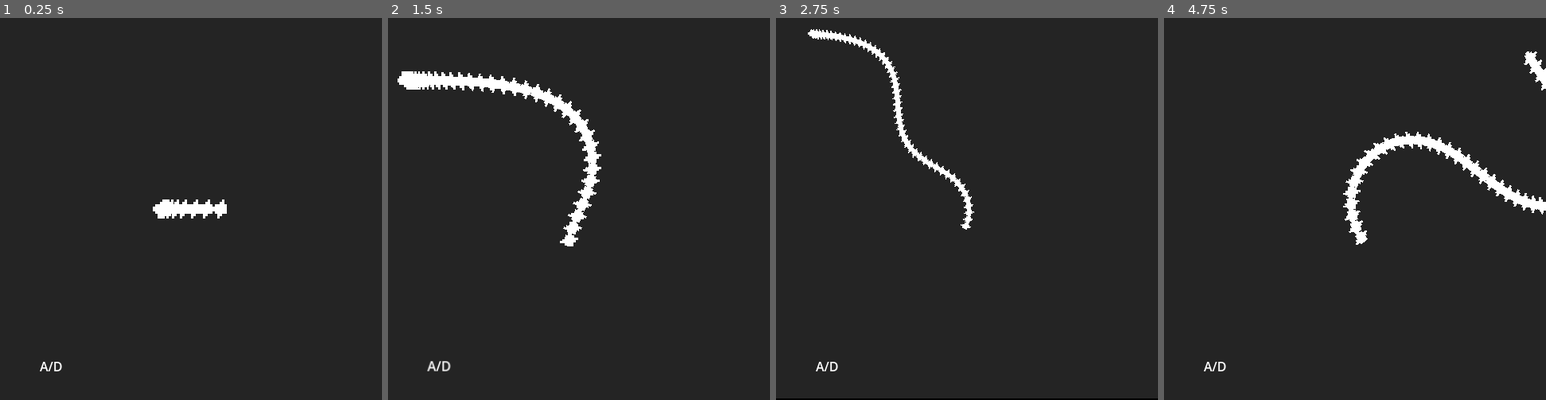
Above: before the commit, frames 1-4 (left to right).
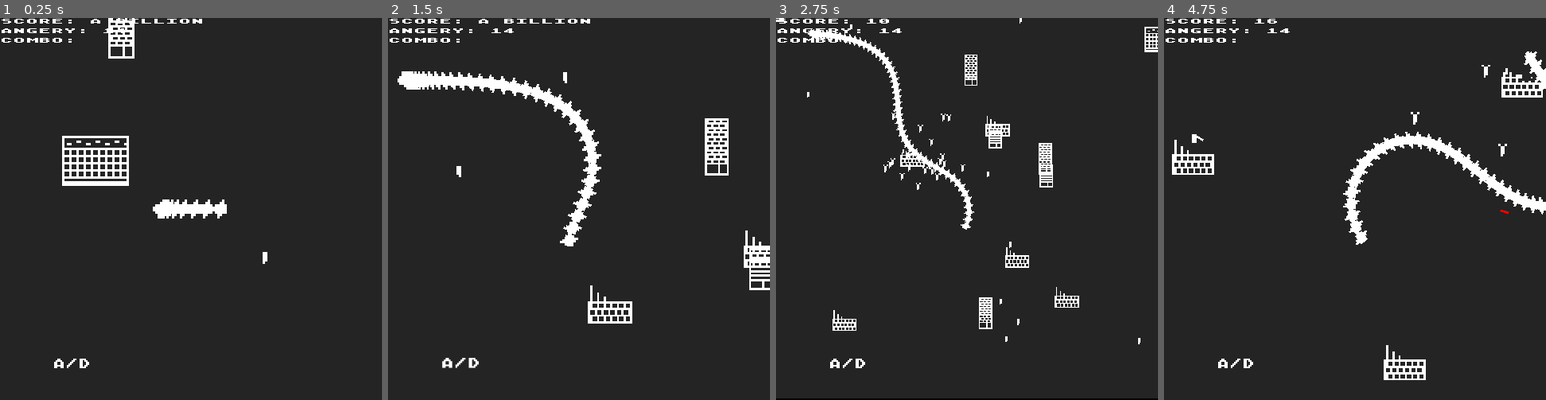
Above: after the commit, the same moments.

Repository: crayonmelon/Centipede_game
Game: Godot game, scene res://world.tscn
Two runs of this game, one before a commit and one after it. Both use one fixed random seed, a clock stepped at 60 frames per second and the inputs below. Sound files missing from this copy of the repository are replaced by a short silence.
Inputs:
- Up to frame 1 (0.25 s): no input
- Up to frame 2 (1.5 s): hold D (1_right) 0.53-1.28 s; hold A (1_left) from 1.28 s (still down)
- Up to frame 3 (2.75 s): release A (1_left) at 2.03 s; hold D (1_right) from 2.03 s (still down)
- Up to frame 4 (4.75 s): release D (1_right) at 3.53 s; hold A (1_left) from 3.53 s (still down)

The runs differ from the first frame. In frame 1, 2.4% of the frame differs, in the area x 0-70%, y 0-93%; in frame 2, 2.4%; in frame 3, 2.5%, in the area x 0-100%, y 0-93%; in frame 4, 2.0%.
Error before the commit: Parse Error: Preload file "res://scenes/buildin.tscn" does not exist. (res://Scripts/SpawnStuff.gd:5)

Commit message:
enemy movement

Diff:
--- /dev/null
+++ b/Enemy_Spawner.gd
@@ -0,0 +1,13 @@
+extends Node
+
+func Spawn_Enemies():
+
+	pass
+
+func _ready():
+	pass # Replace with function body.
+
+
+# Called every frame. 'delta' is the elapsed time since the previous frame.
+func _process(delta):
+	pass
--- a/Scripts/Buildin.gd
+++ b/Scripts/Buildin.gd
@@ -1,35 +1,33 @@
 extends Node2D
+
+var building_types = [preload("res://Sprite/building/building_1.png"), preload("res://Sprite/building/building_2.png"), preload("res://Sprite/building/building_3.png"), preload("res://Sprite/building/building_4.png")]
 
 var civ = preload("res://scenes/civilian.tscn")
 var explosion = preload("res://scenes/explosions/explosion_4.tscn")
-var corpse = preload("res://scenes/buildingCorpse.tscn")
 var started = false
 
 var explosions = [preload("res://Audio/Explosion/explosion_0.ogg"), preload("res://Audio/Explosion/explosion_1.ogg"), preload("res://Audio/Explosion/explosion_2.ogg")]
 
+func _ready():
+	$Buildin.texture = building_types[randi_range(0, building_types.size()-1)]
+
 func _on_body_entered(body):
+	print("yoo")
 	if !started:
 		started = true
 		_spawn_people()
+		$CollisionShape2D.queue_free()
+		GLOBALS.UPDATE_SCORE(10)
 
 		$AudioStreamPlayer2D.stream = explosions[randi_range(0, explosions.size()-1)]
 		$AudioStreamPlayer2D.play()
 
 		$Buildin/AnimationPlayer.play("buildingExplode")
 
+		await $Buildin/AnimationPlayer.animation_finished
+		_corpseafy()
 
 
-		await $Buildin/AnimationPlayer.animation_finished
-
-		var new_corpse = corpse.instantiate()
-		new_corpse.position = global_position
-
-
-
-		await $AudioStreamPlayer2D.finished
-
-		get_tree().get_root().add_child(new_corpse)
-		queue_free()
 
 func _spawn_people():
 
@@ -41,3 +39,8 @@
 		people.position = global_position
 		people.run = true
 		get_tree().get_root().add_child(people)
+
+
+func _corpseafy():
+
+	$Buildin.frame = randi_range(3,7)
--- a/Scripts/Centipede_Parent.gd
+++ b/Scripts/Centipede_Parent.gd
@@ -12,7 +12,7 @@
 
 func _ready():
 
-	for icon in $"../CanvasLayer".get_children():
+	for icon in $"../Controls".get_children():
 		Icons.append(icon)
 
 	print(Icons.size())
--- a/Scripts/GLOBALS.gd
+++ b/Scripts/GLOBALS.gd
@@ -15,3 +15,6 @@
 @export var EXPLOSIONS = [preload("res://scenes/explosions/explosion_1.tscn"), preload("res://scenes/explosions/explosion_2.tscn"), preload("res://scenes/explosions/explosion_3.tscn"), preload("res://scenes/explosions/explosion_4.tscn")]
 
 var EDGING = false
+
+func UPDATE_SCORE(val):
+	get_tree().get_root().get_node("World/SCORE_CONTROLLER").increase_score(val)
--- a/Scripts/SpawnStuff.gd
+++ b/Scripts/SpawnStuff.gd
@@ -2,15 +2,18 @@
 
 var peopleSpawn = 10
 
-var buildin = preload("res://scenes/buildin.tscn")
+var buildin = preload("res://scenes/buildings/buildin.tscn")
 var civ = preload("res://scenes/civilian.tscn")
+
+var enemy_1 = preload("res://scenes/Enemy.tscn")
 
 func _ready():
 	Spawn_Stuff(buildin,30)
 	Spawn_Stuff(civ,15)
 
+	Spawn_Enemies(enemy_1,3)
+
 func Spawn_Stuff(spawny, num):
-
 	for n in range(num):
 		var obj = spawny.instantiate()
 		obj.global_position = rand_Vector()
@@ -21,3 +24,11 @@
 	return Vector2(
 		randi_range(GLOBALS.WORLD_BORDER_X_MIN, GLOBALS.WORLD_BORDER_X_MAX),
 		randi_range(GLOBALS.WORLD_BORDER_Y_MIN, GLOBALS.WORLD_BORDER_Y_MAX))
+
+func Spawn_Enemies(spawny, num):
+	$SpawnEnemy.start(3)
+
+	for n in range(num):
+		var obj = spawny.instantiate()
+		obj.global_position = rand_Vector()
+		add_child(obj)
--- a/scenes/civilian.gd
+++ b/Scripts/civilian.gd
@@ -1,4 +1,6 @@
 extends Area2D
+
+var screams = [preload("res://Audio/Scream/screams_1.ogg"), preload("res://Audio/Scream/screams_2.ogg")]
 
 var goto = Vector2(0,0)
 var run = false
@@ -11,6 +13,10 @@
 	invinso_event()
 	walk()
 
+	if run and randf() >.5:
+		$ScreamPlayer.stream = screams[randi_range(0,screams.size()-1)]
+		$ScreamPlayer.play()
+
 func walk():
 	var tween = create_tween()
 	tween.tween_property(self, "position", rand_Vector(100), randf_range(2,4))
@@ -19,9 +25,11 @@
 
 func _on_body_entered(body):
 	if !invisible:
+		$CollisionShape2D.queue_free()
+
 		$civ/AnimationPlayer.play("die_2")
 		await $civ/AnimationPlayer.animation_finished
-
+		GLOBALS.UPDATE_SCORE(1)
 		queue_free()
 
 func rand_Vector(range):
--- a/scenes/Enemy.tscn
+++ b/scenes/Enemy.tscn
@@ -1,9 +1,11 @@
-[gd_scene load_steps=3 format=3 uid="uid://b2ptabhsfdaap"]
+[gd_scene load_steps=4 format=3 uid="uid://b2ptabhsfdaap"]
 
 [ext_resource type="Texture2D" uid="uid://x34cgynde6m8" path="res://Sprite/WhiteSquare.png" id="1_4mxqa"]
+[ext_resource type="Script" path="res://scenes/Walk_To_Player.gd" id="1_jmxj1"]
 [ext_resource type="Script" path="res://Scripts/Gun.gd" id="2_o2sxq"]
 
 [node name="Enemy" type="Node2D"]
+script = ExtResource("1_jmxj1")
 
 [node name="Sprite2D" type="Sprite2D" parent="."]
 position = Vector2(2.98023e-08, 0)
@@ -22,4 +24,5 @@
 wait_time = 3.0
 autostart = true
 
+[connection signal="timeout" from="Gun/Timer" to="." method="_on_timer_timeout"]
 [connection signal="timeout" from="Gun/Timer" to="Gun" method="_on_timer_timeout"]
--- /dev/null
+++ b/scenes/Walk_To_Player.gd
@@ -0,0 +1,33 @@
+extends Node2D
+
+var target = null
+
+# Called when the node enters the scene tree for the first time.
+func _ready():
+	Walk_To_player()
+	pass # Replace with function body.
+
+func _process(delta):
+	print(position)
+
+	position.x = move_toward(position.x, target.x,delta*10)
+	position.y = move_toward(position.y, target.y,delta*10)
+
+func Walk_To_player():
+
+	var closest_fucker_distance = 999999
+	var closest_fucker = Vector2(0,0)
+	for centipede in GLOBALS.CENTIPEDES_PARENTS:
+
+		var distance = position.distance_to(centipede.position)
+
+		if distance < closest_fucker_distance:
+			closest_fucker_distance = distance
+			closest_fucker = centipede.position
+
+	target = closest_fucker
+
+
+func _on_timer_timeout():
+	Walk_To_player()
+	pass # Replace with function body.
--- a/scenes/buildings/buildin.tscn
+++ b/scenes/buildings/buildin.tscn
@@ -5,34 +5,6 @@
 
 [sub_resource type="RectangleShape2D" id="RectangleShape2D_5xh4m"]
 size = Vector2(12, 20)
-
-[sub_resource type="Animation" id="Animation_4odnd"]
-resource_name = "buildingExplode"
-length = 0.5
-tracks/0/type = "value"
-tracks/0/imported = false
-tracks/0/enabled = true
-tracks/0/path = NodePath(".:frame")
-tracks/0/interp = 1
-tracks/0/loop_wrap = true
-tracks/0/keys = {
-"times": PackedFloat32Array(0, 0.1, 0.2, 0.3),
-"transitions": PackedFloat32Array(1, 1, 1, 1),
-"update": 1,
-"values": [0, 3, 2, 1]
-}
-tracks/1/type = "value"
-tracks/1/imported = false
-tracks/1/enabled = true
-tracks/1/path = NodePath(".:position")
-tracks/1/interp = 1
-tracks/1/loop_wrap = true
-tracks/1/keys = {
-"times": PackedFloat32Array(0, 0.1, 0.2, 0.3, 0.4, 0.5),
-"transitions": PackedFloat32Array(1, 1, 1, 1, 1, 1),
-"update": 1,
-"values": [Vector2(1, 1), Vector2(0, 0), Vector2(-1, 1), Vector2(0, 0), Vector2(-1, -1), Vector2(0, 0)]
-}
 
 [sub_resource type="Animation" id="Animation_y0w2i"]
 length = 0.001
@@ -61,6 +33,34 @@
 "values": [Vector2(0, 0)]
 }
 
+[sub_resource type="Animation" id="Animation_4odnd"]
+resource_name = "buildingExplode"
+length = 0.5
+tracks/0/type = "value"
+tracks/0/imported = false
+tracks/0/enabled = true
+tracks/0/path = NodePath(".:frame")
+tracks/0/interp = 1
+tracks/0/loop_wrap = true
+tracks/0/keys = {
+"times": PackedFloat32Array(0, 0.1, 0.2, 0.3),
+"transitions": PackedFloat32Array(1, 1, 1, 1),
+"update": 1,
+"values": [0, 1, 2, 3]
+}
+tracks/1/type = "value"
+tracks/1/imported = false
+tracks/1/enabled = true
+tracks/1/path = NodePath(".:position")
+tracks/1/interp = 1
+tracks/1/loop_wrap = true
+tracks/1/keys = {
+"times": PackedFloat32Array(0, 0.1, 0.2, 0.3, 0.4, 0.5),
+"transitions": PackedFloat32Array(1, 1, 1, 1, 1, 1),
+"update": 1,
+"values": [Vector2(1, 1), Vector2(0, 0), Vector2(-1, 1), Vector2(0, 0), Vector2(-1, -1), Vector2(0, 0)]
+}
+
 [sub_resource type="AnimationLibrary" id="AnimationLibrary_mr6k1"]
 _data = {
 "RESET": SubResource("Animation_y0w2i"),
--- a/scenes/buildings/buildingCorpse.tscn
+++ b/scenes/buildings/buildingCorpse.tscn
@@ -1,6 +1,6 @@
-[gd_scene load_steps=3 format=3 uid="uid://bymxfifm2ycd4"]
+[gd_scene load_steps=3 format=3]
 
-[ext_resource type="Script" path="res://scenes/corpse.gd" id="1_bjkyx"]
+[ext_resource type="Script" path="res://Scripts/corpse.gd" id="1_bjkyx"]
 [ext_resource type="Texture2D" uid="uid://dsvx0ujf2vk3x" path="res://Sprite/building.png" id="2_5dtsk"]
 
 [node name="buildingCorpse" type="Node2D"]
--- a/scenes/civilian.tscn
+++ b/scenes/civilian.tscn
@@ -1,39 +1,11 @@
-[gd_scene load_steps=11 format=3 uid="uid://y1dcgawjtkhq"]
-
-[ext_resource type="Script" path="res://scenes/civilian.gd" id="1_42xjr"]
+[gd_scene load_steps=12 format=3 uid="uid://qduk7grj1t4s"]
+
+[ext_resource type="Script" path="res://Scripts/civilian.gd" id="1_u8udk"]
 [ext_resource type="Texture2D" uid="uid://do2dt0fouem4c" path="res://Sprite/civilian.png" id="2_jilas"]
+[ext_resource type="AudioStream" uid="uid://bd650ec6y8sto" path="res://Audio/Scream/screams_1.ogg" id="3_8hyv7"]
 
 [sub_resource type="RectangleShape2D" id="RectangleShape2D_5xh4m"]
 size = Vector2(2, 4)
-
-[sub_resource type="Animation" id="Animation_2mu8a"]
-resource_name = "run"
-length = 0.3
-loop_mode = 1
-tracks/0/type = "value"
-tracks/0/imported = false
-tracks/0/enabled = true
-tracks/0/path = NodePath(".:frame")
-tracks/0/interp = 1
-tracks/0/loop_wrap = true
-tracks/0/keys = {
-"times": PackedFloat32Array(0),
-"transitions": PackedFloat32Array(1),
-"update": 1,
-"values": [0]
-}
-tracks/1/type = "value"
-tracks/1/imported = false
-tracks/1/enabled = true
-tracks/1/path = NodePath(".:rotation")
-tracks/1/interp = 1
-tracks/1/loop_wrap = true
-tracks/1/keys = {
-"times": PackedFloat32Array(0, 0.1, 0.2, 0.3),
-"transitions": PackedFloat32Array(1, 1, 1, 1),
-"update": 1,
-"values": [-0.174533, 0.0, 0.174533, 0.0]
-}
 
 [sub_resource type="Animation" id="Animation_p2x3e"]
 length = 0.001
@@ -102,35 +74,6 @@
 "values": [0.0, 6.28319]
 }
 
-[sub_resource type="Animation" id="Animation_apoeq"]
-resource_name = "walk"
-length = 0.6
-loop_mode = 1
-tracks/0/type = "value"
-tracks/0/imported = false
-tracks/0/enabled = true
-tracks/0/path = NodePath(".:frame")
-tracks/0/interp = 1
-tracks/0/loop_wrap = true
-tracks/0/keys = {
-"times": PackedFloat32Array(0),
-"transitions": PackedFloat32Array(1),
-"update": 1,
-"values": [1]
-}
-tracks/1/type = "value"
-tracks/1/imported = false
-tracks/1/enabled = true
-tracks/1/path = NodePath(".:rotation")
-tracks/1/interp = 1
-tracks/1/loop_wrap = true
-tracks/1/keys = {
-"times": PackedFloat32Array(0, 0.2, 0.4, 0.5),
-"transitions": PackedFloat32Array(1, 1, 1, 1),
-"update": 1,
-"values": [-0.174533, 0.0, 0.174533, 0.0]
-}
-
 [sub_resource type="Animation" id="Animation_qu6hp"]
 resource_name = "die_2"
 length = 0.5
@@ -185,6 +128,64 @@
 "transitions": PackedFloat32Array(1, 0.31864),
 "update": 0,
 "values": [0.0, 1.5708]
+}
+
+[sub_resource type="Animation" id="Animation_2mu8a"]
+resource_name = "run"
+length = 0.4
+loop_mode = 1
+tracks/0/type = "value"
+tracks/0/imported = false
+tracks/0/enabled = true
+tracks/0/path = NodePath(".:frame")
+tracks/0/interp = 1
+tracks/0/loop_wrap = true
+tracks/0/keys = {
+"times": PackedFloat32Array(0, 0.2),
+"transitions": PackedFloat32Array(1, 1),
+"update": 1,
+"values": [2, 3]
+}
+tracks/1/type = "value"
+tracks/1/imported = false
+tracks/1/enabled = true
+tracks/1/path = NodePath(".:rotation")
+tracks/1/interp = 1
+tracks/1/loop_wrap = true
+tracks/1/keys = {
+"times": PackedFloat32Array(0, 0.1, 0.2, 0.3),
+"transitions": PackedFloat32Array(1, 1, 1, 1),
+"update": 1,
+"values": [-0.174533, 0.0, 0.174533, 0.0]
+}
+
+[sub_resource type="Animation" id="Animation_apoeq"]
+resource_name = "walk"
+length = 0.8
+loop_mode = 1
+tracks/0/type = "value"
+tracks/0/imported = false
+tracks/0/enabled = true
+tracks/0/path = NodePath(".:frame")
+tracks/0/interp = 1
+tracks/0/loop_wrap = true
+tracks/0/keys = {
+"times": PackedFloat32Array(0, 0.4),
+"transitions": PackedFloat32Array(1, 1),
+"update": 1,
+"values": [0, 1]
+}
+tracks/1/type = "value"
+tracks/1/imported = false
+tracks/1/enabled = true
+tracks/1/path = NodePath(".:rotation")
+tracks/1/interp = 1
+tracks/1/loop_wrap = true
+tracks/1/keys = {
+"times": PackedFloat32Array(0, 0.2, 0.4, 0.6),
+"transitions": PackedFloat32Array(1, 1, 1, 1),
+"update": 1,
+"values": [-0.174533, 0.0, 0.174533, 0.0]
 }
 
 [sub_resource type="AnimationLibrary" id="AnimationLibrary_ehbts"]
@@ -198,7 +199,7 @@
 }
 
 [node name="Person" type="Area2D"]
-script = ExtResource("1_42xjr")
+script = ExtResource("1_u8udk")
 
 [node name="CollisionShape2D" type="CollisionShape2D" parent="."]
 position = Vector2(0, -2)
@@ -208,7 +209,7 @@
 texture_filter = 1
 texture = ExtResource("2_jilas")
 offset = Vector2(0, -2)
-hframes = 2
+hframes = 4
 frame = 1
 
 [node name="AnimationPlayer" type="AnimationPlayer" parent="civ"]
@@ -216,4 +217,8 @@
 "": SubResource("AnimationLibrary_ehbts")
 }
 
+[node name="ScreamPlayer" type="AudioStreamPlayer2D" parent="."]
+stream = ExtResource("3_8hyv7")
+volume_db = -25.0
+
 [connection signal="body_entered" from="." to="." method="_on_body_entered"]
--- a/scenes/explosions/explosion_1.tscn
+++ b/scenes/explosions/explosion_1.tscn
@@ -1,8 +1,23 @@
-[gd_scene load_steps=7 format=3 uid="uid://c6gj4bwxhncsy"]
+[gd_scene load_steps=7 format=3 uid="uid://dbn7s24l3dhbh"]
 
-[ext_resource type="Script" path="res://scenes/explosion.gd" id="1_nbgb3"]
+[ext_resource type="Script" path="res://Scripts/explosion.gd" id="1_rh0a5"]
 [ext_resource type="Texture2D" uid="uid://cepa1efrpecmi" path="res://Sprite/explosion/explosion_1.png" id="2_4u180"]
 [ext_resource type="Script" path="res://Scripts/wiggle.gd" id="3_0cn5t"]
+
+[sub_resource type="Animation" id="Animation_6akej"]
+length = 0.001
+tracks/0/type = "value"
+tracks/0/imported = false
+tracks/0/enabled = true
+tracks/0/path = NodePath(".:frame")
+tracks/0/interp = 1
+tracks/0/loop_wrap = true
+tracks/0/keys = {
+"times": PackedFloat32Array(0),
+"transitions": PackedFloat32Array(1),
+"update": 1,
+"values": [0]
+}
 
 [sub_resource type="Animation" id="Animation_txr3t"]
 resource_name = "explosion_1"
@@ -19,21 +34,6 @@
 "values": [8, 16, 0, 7]
 }
 
-[sub_resource type="Animation" id="Animation_6akej"]
-length = 0.001
-tracks/0/type = "value"
-tracks/0/imported = false
-tracks/0/enabled = true
-tracks/0/path = NodePath(".:frame")
-tracks/0/interp = 1
-tracks/0/loop_wrap = true
-tracks/0/keys = {
-"times": PackedFloat32Array(0),
-"transitions": PackedFloat32Array(1),
-"update": 1,
-"values": [0]
-}
-
 [sub_resource type="AnimationLibrary" id="AnimationLibrary_ohn3a"]
 _data = {
 "RESET": SubResource("Animation_6akej"),
@@ -41,7 +41,7 @@
 }
 
 [node name="explosion" type="Node2D"]
-script = ExtResource("1_nbgb3")
+script = ExtResource("1_rh0a5")
 
 [node name="Sprite2D" type="Sprite2D" parent="."]
 texture_filter = 1
--- a/scenes/explosions/explosion_2.tscn
+++ b/scenes/explosions/explosion_2.tscn
@@ -1,6 +1,6 @@
-[gd_scene load_steps=7 format=3 uid="uid://dgo0o70jk7kq5"]
+[gd_scene load_steps=7 format=3]
 
-[ext_resource type="Script" path="res://scenes/explosion.gd" id="1_ovu5e"]
+[ext_resource type="Script" path="res://Scripts/explosion.gd" id="1_ovu5e"]
 [ext_resource type="Texture2D" uid="uid://ihgd64p6mqqu" path="res://Sprite/explosion/explosion_2.png" id="2_3dm54"]
 [ext_resource type="Script" path="res://Scripts/wiggle.gd" id="3_oloa8"]
 
--- a/scenes/explosions/explosion_3.tscn
+++ b/scenes/explosions/explosion_3.tscn
@@ -1,6 +1,6 @@
-[gd_scene load_steps=7 format=3 uid="uid://bn0jx8uw4i4gn"]
+[gd_scene load_steps=7 format=3]
 
-[ext_resource type="Script" path="res://scenes/explosion.gd" id="1_p2yxf"]
+[ext_resource type="Script" path="res://Scripts/explosion.gd" id="1_p2yxf"]
 [ext_resource type="Texture2D" uid="uid://dwgoaf7fqriso" path="res://Sprite/explosion/explosion_3.png" id="2_xoqq6"]
 [ext_resource type="Script" path="res://Scripts/wiggle.gd" id="3_7ejlx"]
 
--- a/scenes/explosions/explosion_4.tscn
+++ b/scenes/explosions/explosion_4.tscn
@@ -1,6 +1,6 @@
-[gd_scene load_steps=7 format=3 uid="uid://ceywsif864fx3"]
+[gd_scene load_steps=7 format=3]
 
-[ext_resource type="Script" path="res://scenes/explosion.gd" id="1_8670t"]
+[ext_resource type="Script" path="res://Scripts/explosion.gd" id="1_8670t"]
 [ext_resource type="Texture2D" uid="uid://p3ic5rfgi7dk" path="res://Sprite/explosion/explosion_4.png" id="2_na0b4"]
 [ext_resource type="Script" path="res://Scripts/wiggle.gd" id="3_qssy2"]
 
--- /dev/null
+++ b/score_check.gd
@@ -0,0 +1,18 @@
+extends CanvasLayer
+
+@onready var score_meter = $score_meter
+var current_score = 0
+@onready var angery_meter = $angery_meter
+var current_angery = 0
+
+@onready var combo_timer = $combo_timer
+@onready var combo_meter = $combo_meter
+var current_combo = 1
+
+func increase_score(val):
+
+	current_score += val * current_combo
+	score_meter.text = "SCORE: " + str(current_score)
+
+func combo_controller():
+	combo_timer.start()
--- a/world.tscn
+++ b/world.tscn
@@ -1,11 +1,13 @@
-[gd_scene load_steps=10 format=3 uid="uid://bba62yxb412ry"]
+[gd_scene load_steps=12 format=3 uid="uid://8gww200imsw4"]
 
 [ext_resource type="Script" path="res://Scripts/Centipede_Parent.gd" id="1_hxdub"]
 [ext_resource type="Script" path="res://Scripts/SpawnStuff.gd" id="1_slty4"]
 [ext_resource type="PackedScene" uid="uid://cb43f81ox2b23" path="res://scenes/centipede_body.tscn" id="2_4d300"]
 [ext_resource type="Texture2D" uid="uid://x34cgynde6m8" path="res://Sprite/WhiteSquare.png" id="3_ybqhk"]
 [ext_resource type="Script" path="res://Scripts/Controls_Prompt.gd" id="6_0sxes"]
+[ext_resource type="FontFile" uid="uid://br7gfki6pqkqu" path="res://Font/AtariClassicChunky.ttf" id="6_m1u4s"]
 [ext_resource type="Script" path="res://Scripts/CameraFollow.gd" id="6_x07qx"]
+[ext_resource type="Script" path="res://score_check.gd" id="8_ftavh"]
 
 [sub_resource type="Animation" id="Animation_0nocv"]
 length = 0.001
@@ -47,6 +49,128 @@
 [node name="World" type="Node2D"]
 script = ExtResource("1_slty4")
 
+[node name="SCORE_CONTROLLER" type="CanvasLayer" parent="."]
+script = ExtResource("8_ftavh")
+
+[node name="score_meter" type="Label" parent="SCORE_CONTROLLER"]
+offset_right = 256.0
+offset_bottom = 23.0
+scale = Vector2(1, 0.5)
+theme_override_fonts/font = ExtResource("6_m1u4s")
+text = "SCORE: A BILLION"
+
+[node name="angery_meter" type="Label" parent="SCORE_CONTROLLER"]
+offset_top = 12.0
+offset_right = 256.0
+offset_bottom = 35.0
+scale = Vector2(1, 0.5)
+theme_override_fonts/font = ExtResource("6_m1u4s")
+text = "ANGERY: 14"
+
+[node name="combo_meter" type="Label" parent="SCORE_CONTROLLER"]
+offset_top = 24.0
+offset_right = 256.0
+offset_bottom = 47.0
+scale = Vector2(1, 0.5)
+theme_override_fonts/font = ExtResource("6_m1u4s")
+text = "COMBO: "
+
+[node name="combo_timer" type="Timer" parent="SCORE_CONTROLLER"]
+
+[node name="Controls" type="CanvasLayer" parent="."]
+
+[node name="Controls_0" type="RichTextLabel" parent="Controls"]
+anchors_preset = -1
+anchor_top = 0.887
+anchor_right = 1.0
+anchor_bottom = 1.0
+offset_left = 40.0
+offset_top = 0.23999
+offset_right = -340.0
+offset_bottom = -29.0
+grow_horizontal = 2
+grow_vertical = 0
+pivot_offset = Vector2(25, 25)
+theme_override_fonts/normal_font = ExtResource("6_m1u4s")
+bbcode_enabled = true
+text = "[center]a / d"
+script = ExtResource("6_0sxes")
+show = true
+
+[node name="AnimationPlayer" type="AnimationPlayer" parent="Controls/Controls_0"]
+libraries = {
+"": SubResource("AnimationLibrary_iijpq")
+}
+
+[node name="Controls_1" type="RichTextLabel" parent="Controls"]
+anchors_preset = -1
+anchor_top = 0.887
+anchor_right = 1.0
+anchor_bottom = 1.0
+offset_left = 130.0
+offset_top = 0.23999
+offset_right = -250.0
+offset_bottom = -29.0
+grow_horizontal = 2
+grow_vertical = 0
+pivot_offset = Vector2(25, 25)
+theme_override_fonts/normal_font = ExtResource("6_m1u4s")
+bbcode_enabled = true
+text = "[center]a / d"
+script = ExtResource("6_0sxes")
+id = 1
+
+[node name="AnimationPlayer" type="AnimationPlayer" parent="Controls/Controls_1"]
+libraries = {
+"": SubResource("AnimationLibrary_iijpq")
+}
+
+[node name="Controls_2" type="RichTextLabel" parent="Controls"]
+anchors_preset = -1
+anchor_top = 0.887
+anchor_right = 1.0
+anchor_bottom = 1.0
+offset_left = 300.0
+offset_top = 0.23999
+offset_right = -80.0
+offset_bottom = -29.0
+grow_horizontal = 2
+grow_vertical = 0
+pivot_offset = Vector2(25, 25)
+theme_override_fonts/normal_font = ExtResource("6_m1u4s")
+bbcode_enabled = true
+text = "[center]a / d"
+script = ExtResource("6_0sxes")
+id = 2
+
+[node name="AnimationPlayer" type="AnimationPlayer" parent="Controls/Controls_2"]
+libraries = {
+"": SubResource("AnimationLibrary_iijpq")
+}
+
+[node name="Controls_3" type="RichTextLabel" parent="Controls"]
+anchors_preset = -1
+anchor_top = 0.887
+anchor_right = 1.0
+anchor_bottom = 1.0
+offset_left = 390.0
+offset_top = 0.23999
+offset_right = 10.0
+offset_bottom = -29.0
+grow_horizontal = 2
+grow_vertical = 0
+pivot_offset = Vector2(25, 25)
+theme_override_fonts/normal_font = ExtResource("6_m1u4s")
+bbcode_enabled = true
+text = "[center]a / d"
+script = ExtResource("6_0sxes")
+id = 3
+
+[node name="AnimationPlayer" type="AnimationPlayer" parent="Controls/Controls_3"]
+libraries = {
+"": SubResource("AnimationLibrary_iijpq")
+}
+
 [node name="Background" type="Sprite2D" parent="."]
 modulate = Color(0.141176, 0.141176, 0.141176, 1)
 scale = Vector2(150, 150)
@@ -61,92 +185,4 @@
 [node name="Camera2D" type="Camera2D" parent="."]
 script = ExtResource("6_x07qx")
 
-[node name="CanvasLayer" type="CanvasLayer" parent="."]
-
-[node name="Controls_0" type="RichTextLabel" parent="CanvasLayer"]
-anchors_preset = -1
-anchor_top = 0.887
-anchor_right = 1.0
-anchor_bottom = 1.0
-offset_left = 40.0
-offset_top = 0.23999
-offset_right = -390.0
-offset_bottom = -29.0
-grow_horizontal = 2
-grow_vertical = 0
-pivot_offset = Vector2(25, 25)
-bbcode_enabled = true
-text = "[center]a / d"
-script = ExtResource("6_0sxes")
-show = true
-
-[node name="AnimationPlayer" type="AnimationPlayer" parent="CanvasLayer/Controls_0"]
-libraries = {
-"": SubResource("AnimationLibrary_iijpq")
-}
-
-[node name="Controls_1" type="RichTextLabel" parent="CanvasLayer"]
-anchors_preset = -1
-anchor_top = 0.887
-anchor_right = 1.0
-anchor_bottom = 1.0
-offset_left = 130.0
-offset_top = 0.23999
-offset_right = -300.0
-offset_bottom = -29.0
-grow_horizontal = 2
-grow_vertical = 0
-pivot_offset = Vector2(25, 25)
-bbcode_enabled = true
-text = "[center]a / d"
-script = ExtResource("6_0sxes")
-id = 1
-
-[node name="AnimationPlayer" type="AnimationPlayer" parent="CanvasLayer/Controls_1"]
-libraries = {
-"": SubResource("AnimationLibrary_iijpq")
-}
-
-[node name="Controls_2" type="RichTextLabel" parent="CanvasLayer"]
-anchors_preset = -1
-anchor_top = 0.887
-anchor_right = 1.0
-anchor_bottom = 1.0
-offset_left = 300.0
-offset_top = 0.23999
-offset_right = -130.0
-offset_bottom = -29.0
-grow_horizontal = 2
-grow_vertical = 0
-pivot_offset = Vector2(25, 25)
-bbcode_enabled = true
-text = "[center]a / d"
-script = ExtResource("6_0sxes")
-id = 2
-
-[node name="AnimationPlayer" type="AnimationPlayer" parent="CanvasLayer/Controls_2"]
-libraries = {
-"": SubResource("AnimationLibrary_iijpq")
-}
-
-[node name="Controls_3" type="RichTextLabel" parent="CanvasLayer"]
-anchors_preset = -1
-anchor_top = 0.887
-anchor_right = 1.0
-anchor_bottom = 1.0
-offset_left = 390.0
-offset_top = 0.23999
-offset_right = -40.0
-offset_bottom = -29.0
-grow_horizontal = 2
-grow_vertical = 0
-pivot_offset = Vector2(25, 25)
-bbcode_enabled = true
-text = "[center]a / d"
-script = ExtResource("6_0sxes")
-id = 3
-
-[node name="AnimationPlayer" type="AnimationPlayer" parent="CanvasLayer/Controls_3"]
-libraries = {
-"": SubResource("AnimationLibrary_iijpq")
-}
+[node name="SpawnEnemy" type="Timer" parent="."]
Not shown, added: Audio/Scream/screams_1.ogg.import
Not shown, added: Audio/Scream/screams_2.ogg.import
Binary file added: Font/AtariClassicChunky.ttf
Not shown, added: Font/AtariClassicChunky.ttf.import
Renamed: scenes/corpse.gd -> Scripts/corpse.gd
Renamed: scenes/explosion.gd -> Scripts/explosion.gd
Binary file changed: Sprite/building/building_2.png
Binary file changed: Sprite/civilian.png
Not shown, added: Audio/Scream/screams_1.ogg
Not shown, added: Audio/Scream/screams_2.ogg
